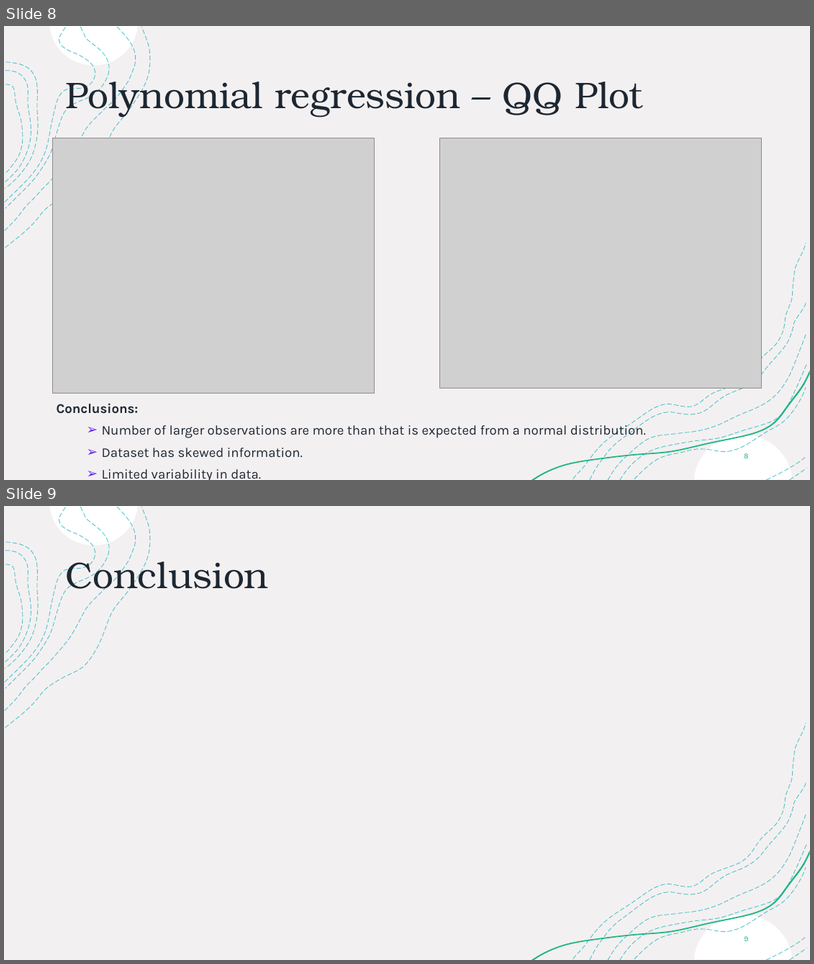
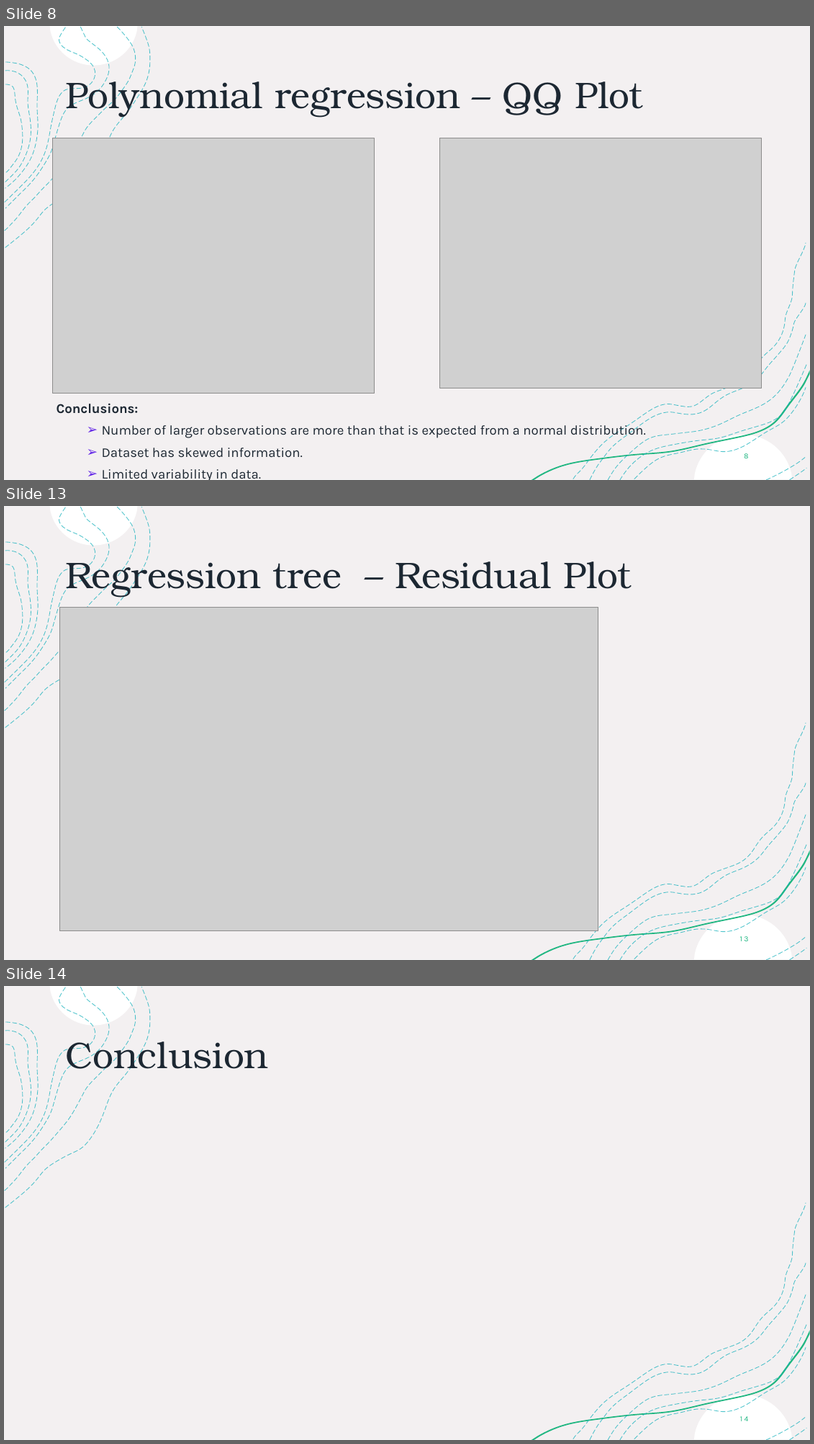
Before and after one commit to joss-thu/MLProj-GermanAirFares, a slide deck: ML-Project.pptx. Shown one above the other, each under a label of ours: slides 8 and 9 before the commit, slides 8, 13 and 14 after it; the slides between them are not shown. The pictures are 814x964 and 814x1444 pixels, drawn with LibreOffice and Linux fonts; fonts in the diff are those of the drawing; grey boxes stand for pictures. Boxes give left, top, right and bottom in pixels: in the first picture for what was removed or moved away, otherwise in the second. Text is boxed around its words. In the diff, an @@ line names an element or a change of style, - is before the commit and + after.

```diff
--- a/ML-Project.pptx
+++ b/ML-Project.pptx
@@ slide 13 added at box(4, 506, 810, 960), background #FFFFFF; not listed: 18 template elements that a slide beside it also shows @@
@@ title added at box(65, 554, 631, 597), 44 pt, text #1C2732 @@
+Regression tree – Residual Plot
@@ picture added at box(59, 607, 599, 930) @@
@@ page number added at box(741, 936, 749, 941), 9 pt, text #21B782 @@
+13
@@ what was slide 9 is now slide 14 @@
@@ page number at box(741, 1416, 749, 1421): text changed @@
-9
+14
```
Also in this commit, not shown: 1 slide changed, 4 other slides added.
